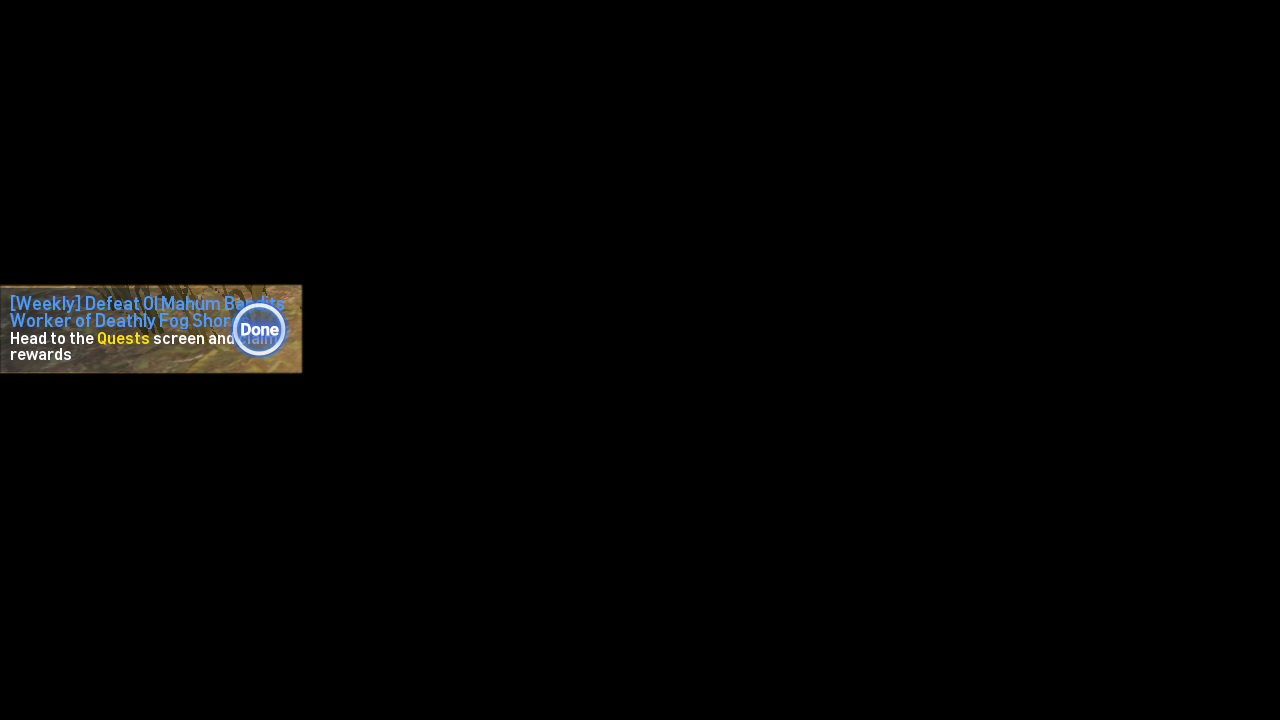
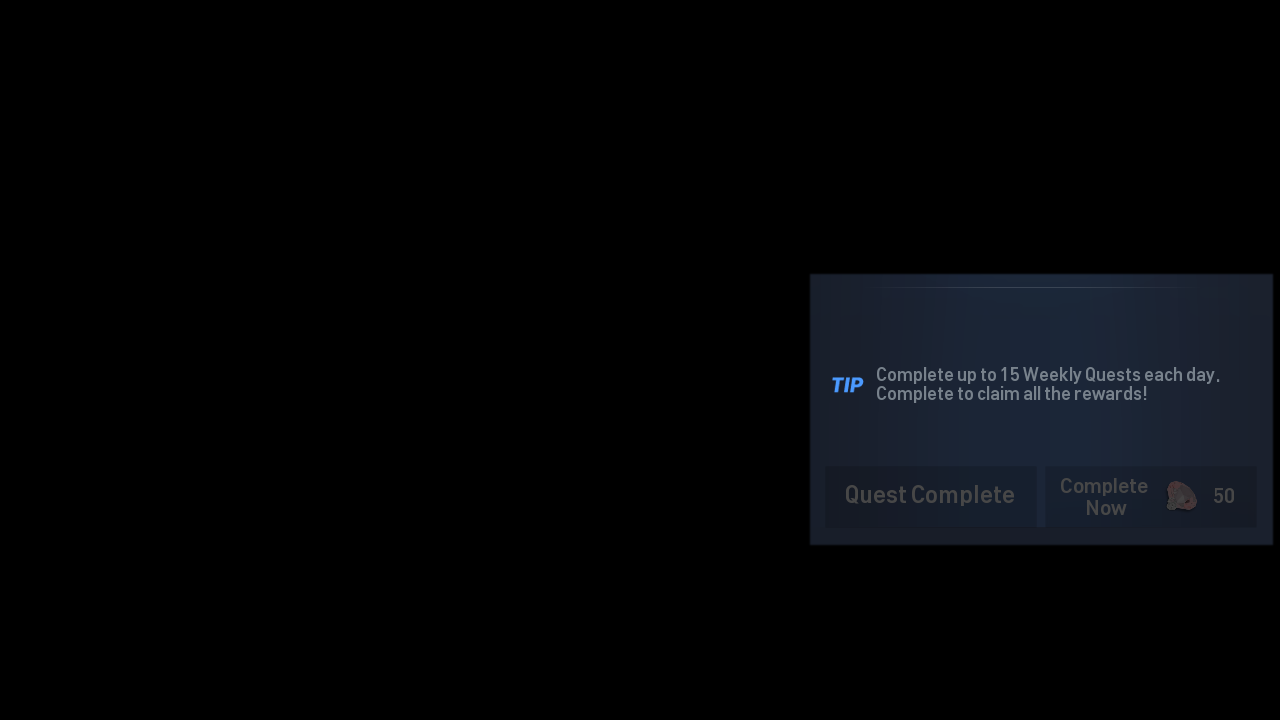
Layered file, before and after one edit (1280×720). Changes by layer:
showed "Layer 1" over (x1=0, y1=273, x2=1274, y2=546)
hid "Weekly Quest Done" over (x1=0, y1=273, x2=1274, y2=546)
hid "Weekly Quest Main Complete" over (x1=0, y1=273, x2=1274, y2=546)
hid "Weekly Quest" over (x1=0, y1=273, x2=1274, y2=546)
